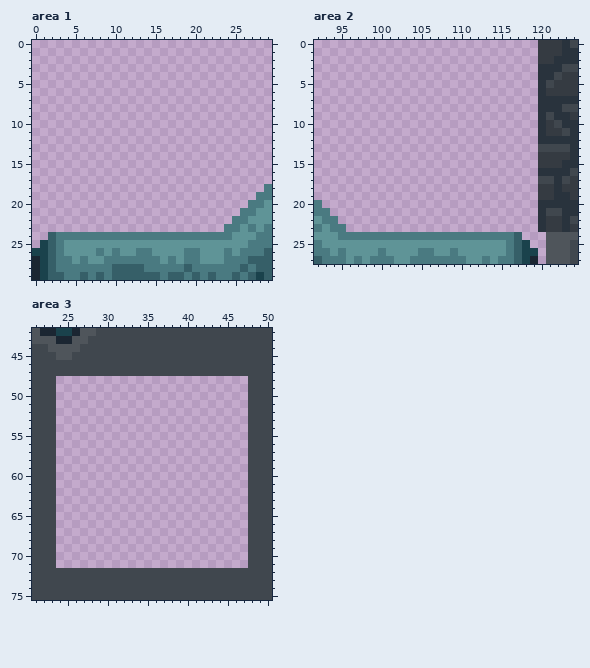
Pixel-art file -- assets/maps/tilemap.aseprite. The picture above is the old version.
600x600 pixels, 1 frame. Shown: area 1: x 0..29, y 0..29; area 2: x 92..124, y 0..27; area 3: x 21..50, y 42..75.
Once edited:
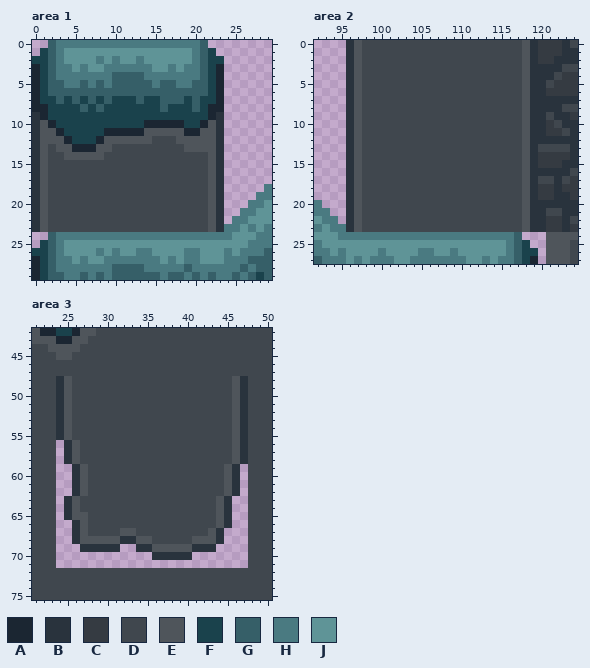
Palette (. is transparent): A #1b2632  B #29333d  C #353b42  D #40474e  E #4f555b  F #1a424c  G #365f68  H #4a7a81  J #5f9497
Change:
--- area 1, layer "tiles"
@@ x 0..29 @@
- 0 ..............................
- 1 ..............................
- 2 ..............................
- 3 ..............................
- 4 ..............................
- 5 ..............................
- 6 ..............................
- 7 ..............................
- 8 ..............................
- 9 ..............................
-10 ..............................
-11 ..............................
-12 ..............................
-13 ..............................
-14 ..............................
-15 ..............................
-16 ..............................
-17 ..............................
-18 .............................H
-19 ............................HH
-20 ...........................HHJ
-21 ..........................HHJJ
-22 .........................HHJJJ
-23 ........................HHJHJH
+ 0 ..GHHHHHHHHHHHHHHHHHHG........
+ 1 .FGHJJJJJJJJJJJJJJJJHGF.......
+ 2 FFGHJJJJHJHJJHJJJJJJHGFF......
+ 3 AFGHHJHJJHHHHHHJJHJHHGFA......
+ 4 AFGHHHHHHHGGGGHHHHHHHGFA......
+ 5 AFGGHHGHGHGGGGGHGGHHGGFA......
+ 6 AFGGGGGGGGGGGGGGGGGGGGFA......
+ 7 AFFGFGFGFGFFFGFFGGGFGFFA......
+ 8 AAFFFFGFGFFFFFFFGFFFGFAA......
+ 9 BAFFFFFFFFFFFFFFFFFFFFAB......
+10 BEAFFFFFFFFFFFAAAAAFFAEB......
+11 BEEAFFFFFAAAAAEEEEEAAEEB......
+12 BEEEAFFFAEEEEEEDDDEEEEEB......
+13 BEDEEAAAEEDDDDDDDDDEEEEB......
+14 BEDDEEEEEDDDDDDDDDDDDDEB......
+15 BEDDDDDDDDDDDDDDDDDDDDEB......
+16 BEDDDDDDDDDDDDDDDDDDDDEB......
+17 BEDDDDDDDDDDDDDDDDDDDDEB......
+18 BEDDDDDDDDDDDDDDDDDDDDEB.....H
+19 BEDDDDDDDDDDDDDDDDDDDDEB....HH
+20 BEDDDDDDDDDDDDDDDDDDDDEB...HHJ
+21 BEDDDDDDDDDDDDDDDDDDDDEB..HHJJ
+22 BEDDDDDDDDDDDDDDDDDDDDEB.HHJJJ
+23 BEDDDDDDDDDDDDDDDDDDDDEBHHJHJH
 24 ..GHHHHHHHHHHHHHHHHHHHHHHJJJHH
--- area 2, layer "tiles"
@@ x 92..124 @@
- 0 ............................CCCBD
- 1 ............................CCCBB
- 2 ............................CCBBB
- 3 ............................BBBDD
- 4 ............................BBDCC
- 5 ............................BDCCC
- 6 ............................BCCCC
- 7 ............................BBBBB
- 8 ............................BBBDD
- 9 ............................BDBBC
-10 ............................BCDBB
-11 ............................BCCDB
-12 ............................BBBBB
-13 ............................DDDDB
-14 ............................CCCCB
-15 ............................CCCBB
-16 ............................BBBBD
-17 ............................DDBDC
-18 ............................CCBCC
-19 ............................CCBBC
-20 H...........................BBBBB
-21 HH..........................BDDBB
-22 JHH.........................BCCBD
-23 HJHH........................BCCBC
+ 0 ....BEDDDDDDDDDDDDDDDDDDDDEBCCCBD
+ 1 ....BEDDDDDDDDDDDDDDDDDDDDEBCCCBB
+ 2 ....BEDDDDDDDDDDDDDDDDDDDDEBCCBBB
+ 3 ....BEDDDDDDDDDDDDDDDDDDDDEBBBBDD
+ 4 ....BEDDDDDDDDDDDDDDDDDDDDEBBBDCC
+ 5 ....BEDDDDDDDDDDDDDDDDDDDDEBBDCCC
+ 6 ....BEDDDDDDDDDDDDDDDDDDDDEBBCCCC
+ 7 ....BEDDDDDDDDDDDDDDDDDDDDEBBBBBB
+ 8 ....BEDDDDDDDDDDDDDDDDDDDDEBBBBDD
+ 9 ....BEDDDDDDDDDDDDDDDDDDDDEBBDBBC
+10 ....BEDDDDDDDDDDDDDDDDDDDDEBBCDBB
+11 ....BEDDDDDDDDDDDDDDDDDDDDEBBCCDB
+12 ....BEDDDDDDDDDDDDDDDDDDDDEBBBBBB
+13 ....BEDDDDDDDDDDDDDDDDDDDDEBDDDDB
+14 ....BEDDDDDDDDDDDDDDDDDDDDEBCCCCB
+15 ....BEDDDDDDDDDDDDDDDDDDDDEBCCCBB
+16 ....BEDDDDDDDDDDDDDDDDDDDDEBBBBBD
+17 ....BEDDDDDDDDDDDDDDDDDDDDEBDDBDC
+18 ....BEDDDDDDDDDDDDDDDDDDDDEBCCBCC
+19 ....BEDDDDDDDDDDDDDDDDDDDDEBCCBBC
+20 H...BEDDDDDDDDDDDDDDDDDDDDEBBBBBB
+21 HH..BEDDDDDDDDDDDDDDDDDDDDEBBDDBB
+22 JHH.BEDDDDDDDDDDDDDDDDDDDDEBBCCBD
+23 HJHHBEDDDDDDDDDDDDDDDDDDDDEBBCCBC
 24 JJJHHHHHHHHHHHHHHHHHHHHHHG...EEEE
--- area 3, layer "tiles"
@@ x 21..50 @@
 47 DDDDDDDDDDDDDDDDDDDDDDDDDDDDDD
-48 DDD........................DDD
-49 DDD........................DDD
-50 DDD........................DDD
-51 DDD........................DDD
-52 DDD........................DDD
-53 DDD........................DDD
-54 DDD........................DDD
-55 DDD........................DDD
-56 DDD........................DDD
-57 DDD........................DDD
-58 DDD........................DDD
-59 DDD........................DDD
-60 DDD........................DDD
-61 DDD........................DDD
-62 DDD........................DDD
-63 DDD........................DDD
-64 DDD........................DDD
-65 DDD........................DDD
-66 DDD........................DDD
-67 DDD........................DDD
-68 DDD........................DDD
-69 DDD........................DDD
-70 DDD........................DDD
+48 DDDBEDDDDDDDDDDDDDDDDDDDDEBDDD
+49 DDDBEDDDDDDDDDDDDDDDDDDDDEBDDD
+50 DDDBEDDDDDDDDDDDDDDDDDDDDEBDDD
+51 DDDBEDDDDDDDDDDDDDDDDDDDDEBDDD
+52 DDDBEDDDDDDDDDDDDDDDDDDDDEBDDD
+53 DDDBEDDDDDDDDDDDDDDDDDDDDEBDDD
+54 DDDBEDDDDDDDDDDDDDDDDDDDDEBDDD
+55 DDDBEDDDDDDDDDDDDDDDDDDDDEBDDD
+56 DDD.BEDDDDDDDDDDDDDDDDDDDEBDDD
+57 DDD.BEDDDDDDDDDDDDDDDDDDDEBDDD
+58 DDD.BEDDDDDDDDDDDDDDDDDDDEBDDD
+59 DDD..BEDDDDDDDDDDDDDDDDDEB.DDD
+60 DDD..BEDDDDDDDDDDDDDDDDDEB.DDD
+61 DDD..BEDDDDDDDDDDDDDDDDDEB.DDD
+62 DDD..BEDDDDDDDDDDDDDDDDDEB.DDD
+63 DDD.BEDDDDDDDDDDDDDDDDDEB..DDD
+64 DDD.BEDDDDDDDDDDDDDDDDDEB..DDD
+65 DDD.BEEDDDDDDDDDDDDDDDDEB..DDD
+66 DDD..BEDDDDDDDDDDDDDDDDEB..DDD
+67 DDD..BEDDDDEEDDDDDDDDDEB...DDD
+68 DDD..BEEEEEBBEEDDDDDEEEB...DDD
+69 DDD...BBBBB..BBEEEEEBBB....DDD
+70 DDD............BBBBB.......DDD
 71 DDD........................DDD
